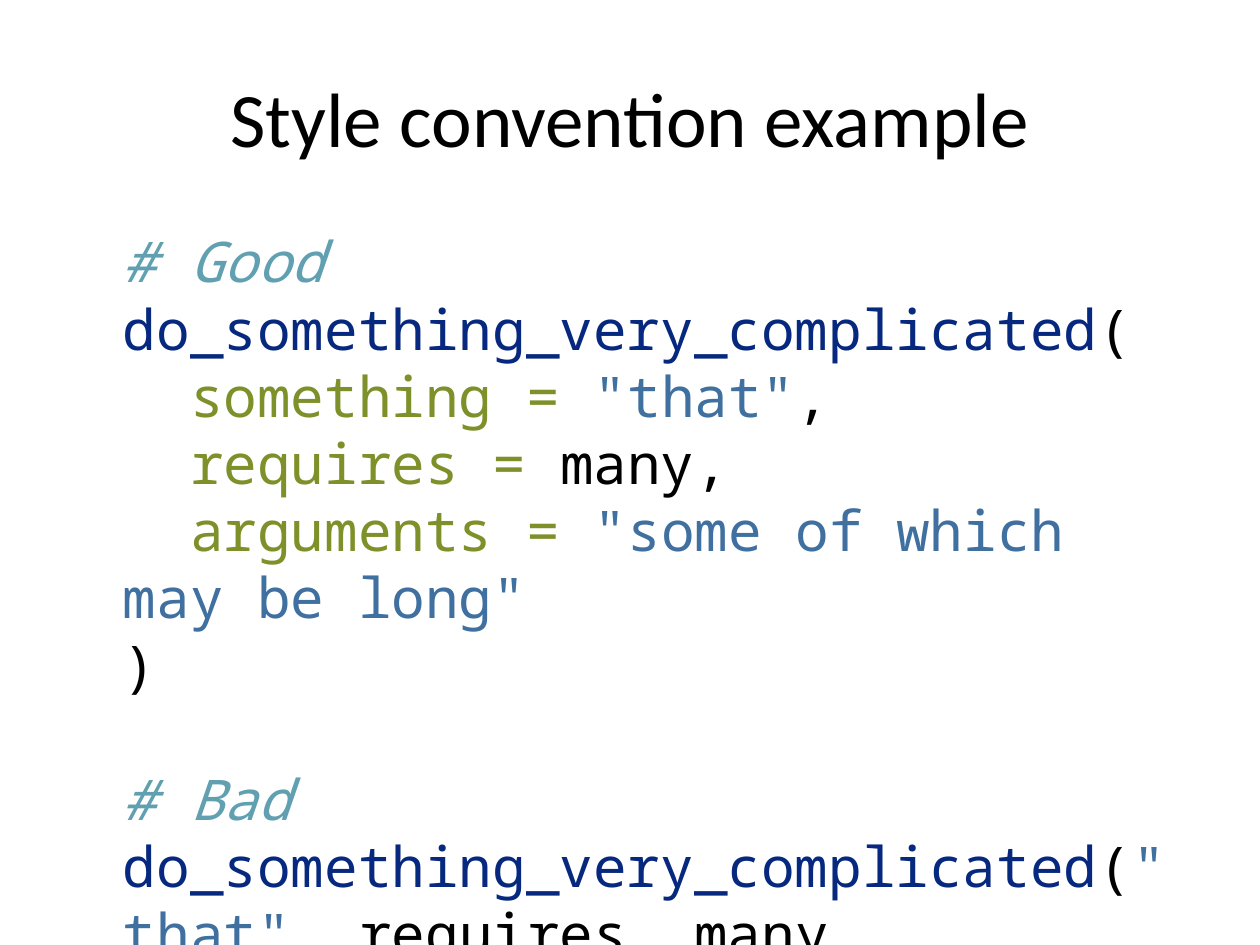
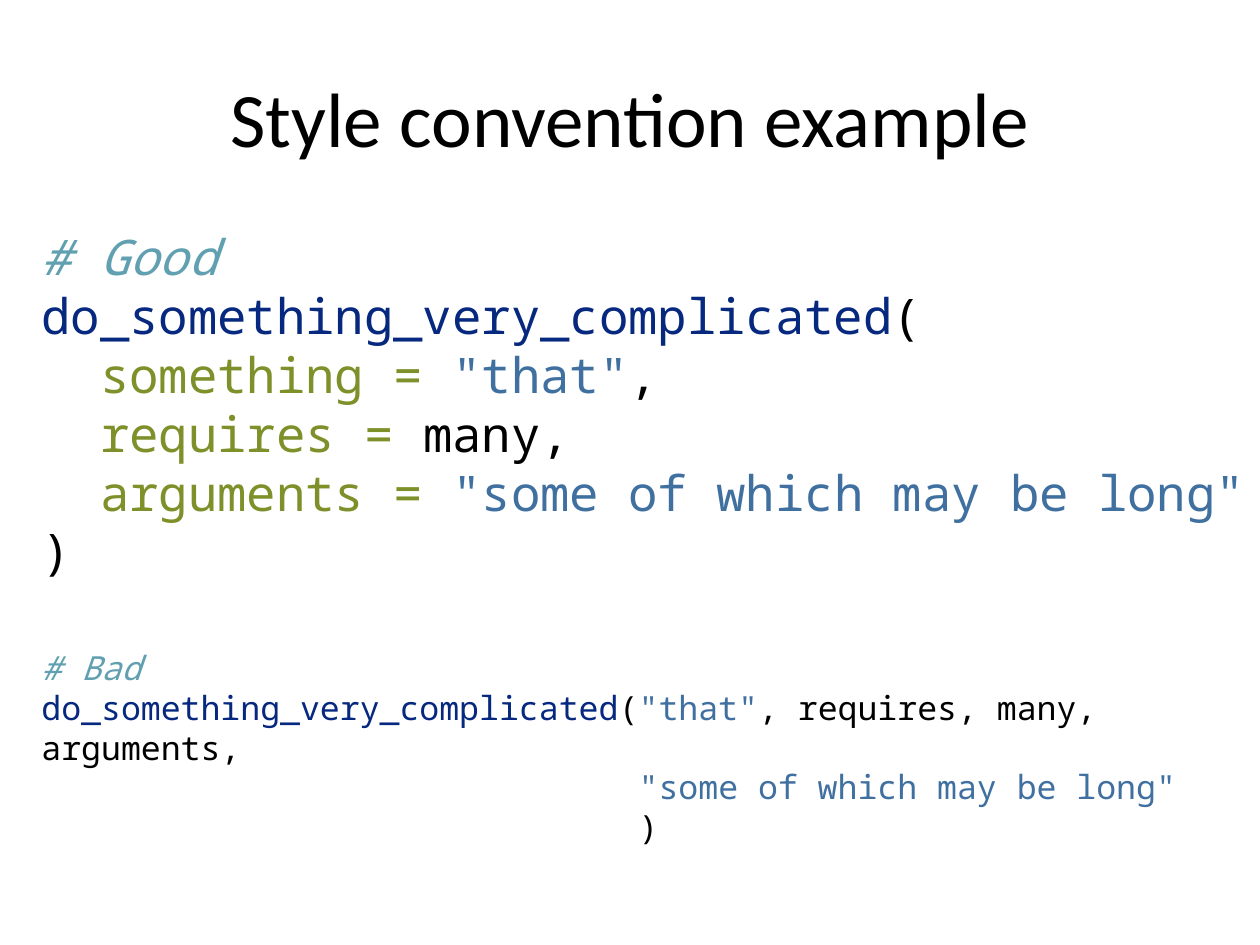
Before and after one commit to pcmathias/MSACL-intermediate-R-course, a slide deck: slide 7 of slides/01---Reproducible-Research.pptx. Drawn at 1260x945 pixels with LibreOffice and Linux fonts; fonts in the diff are those of the drawing. Boxes give left, top, right and bottom in pixels: in the first picture for what was removed or moved away, otherwise in the second. Text is boxed around its words. In the diff, an @@ line names an element or a change of style, - is before the commit and + after.

```diff
--- a/slides/01---Reproducible-Research.pptx
+++ b/slides/01---Reproducible-Research.pptx
@@ text "# Good do_something_very_complicated( something = ...": place and size @@
-text "# Good do_something_very_complicated( something = ..." at [123,241,1166,901]
+text "# Good do_something_very_complicated( something = ..." at [41,239,1245,807]
@@ text "# Good do_something_very_complicated( something = ..." at [41,239,1245,807]: size 32 to 28 pt in "# Good do_something_very_complicated( something = "that", re ..."; size 32 to 19 pt in "# Bad do_something_very_complicated("that", requires, many,  ..." @@
```
Also in this commit, not shown: 5 other slides changed, 2 slides added, 2 slides removed, 1 other file.
